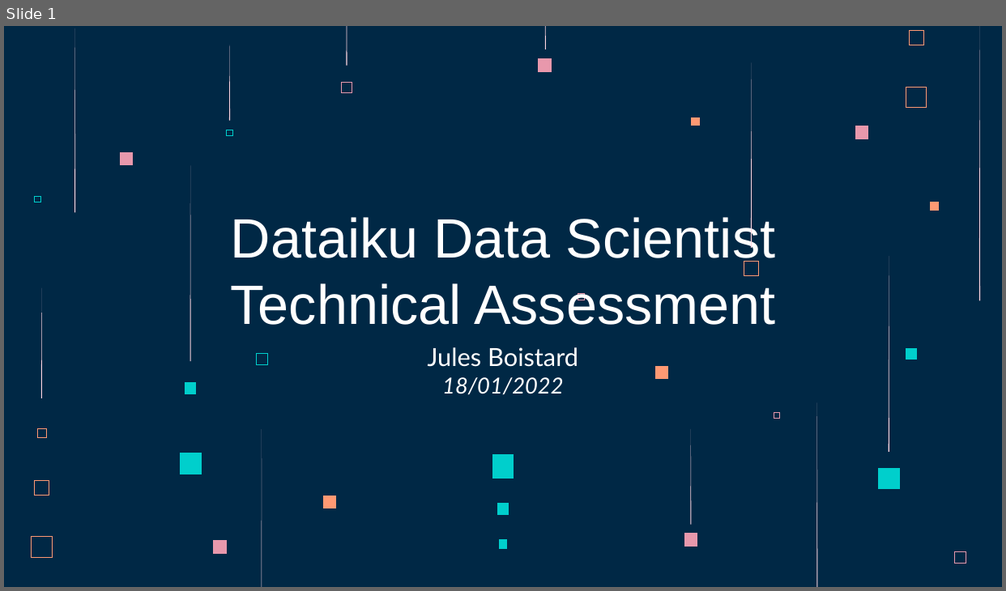
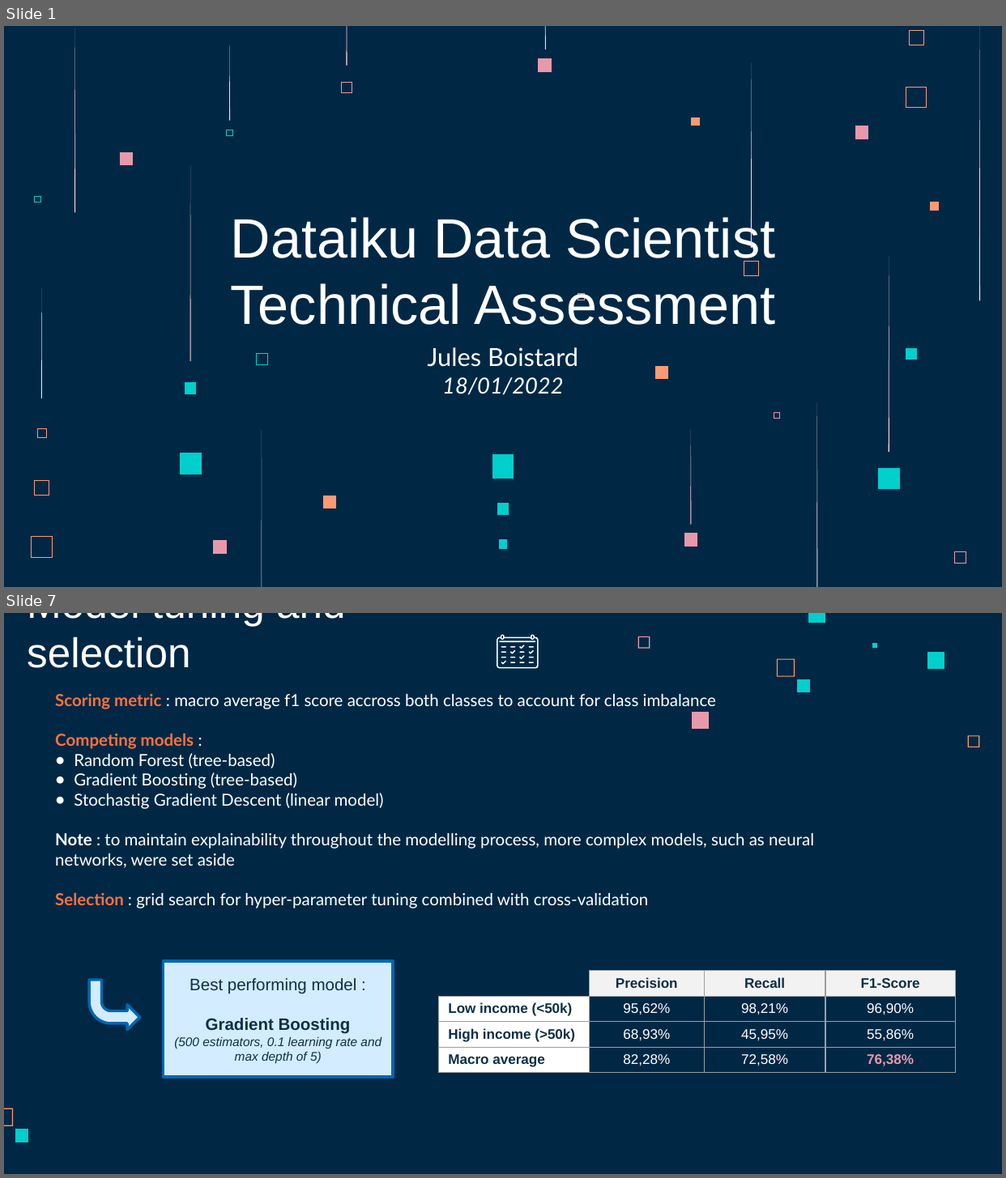
Before and after one commit to jboistard/dataiku_assessment, a slide deck: dataiku_tech_assessment_JBoistard.pptx. Shown one above the other, each under a label of ours: slide 1 before the commit, slides 1 and 7 after it; the slides between them are not shown. The pictures are 1006x591 and 1006x1178 pixels, drawn with LibreOffice and Linux fonts; fonts in the diff are those of the drawing. Boxes give left, top, right and bottom in pixels: in the first picture for what was removed or moved away, otherwise in the second. Text is boxed around its words. In the diff, an @@ line names an element or a change of style, - is before the commit and + after.

```diff
--- a/dataiku_tech_assessment_JBoistard.pptx
+++ b/dataiku_tech_assessment_JBoistard.pptx
@@ slide 7 added at [4, 613, 1002, 1174], background #002845 @@
@@ title added at [27, 613, 346, 668], 30 pt, text #FFFFFF @@
+Model tuning and selection
@@ freeform shape added at [637, 636, 650, 648], fill #E898AC @@
@@ freeform shape added at [808, 613, 825, 622], fill #00CFCC @@
@@ group added at [497, 635, 539, 669]: 18 freeform shapes @@
@@ freeform shape added at [777, 659, 795, 677], fill #FF9973 @@
@@ freeform shape added at [872, 643, 877, 648], fill #00CFCC @@
@@ freeform shape added at [928, 652, 945, 669], fill #00CFCC @@
@@ freeform shape added at [796, 679, 809, 692], fill #00CFCC @@
@@ text added at [55, 694, 814, 909], 12 pt, text #FFFFFF @@
+Scoring metric : macro average f1 score accross both classes to account for class imbalance
+Competing models :
+● Random Forest (tree-based)
+● Gradient Boosting (tree-based)
+● Stochastig Gradient Descent (linear model)
+Note : to maintain explainability throughout the modelling process, more complex models, such as neural networks, were set aside
+Selection : grid search for hyper-parameter tuning combined with cross-validation
@@ freeform shape added at [692, 712, 709, 729], fill #E898AC @@
@@ freeform shape added at [968, 736, 980, 747], fill #FF9973 @@
@@ rectangle added at [163, 961, 392, 1077], fill #D3ECFF, outline #0068B3 2 pt, 9 pt, text #0D2F48, italic @@
+Best performing model :
+Gradient Boosting
+(500 estimators, 0.1 learning rate and max depth of 5)
@@ table added at [438, 971, 955, 1078], 4 rows, 4 columns @@
+ | Precision | Recall | F1-Score
+Low income (<50k) | 95,62% | 98,21% | 96,90%
+High income (>50k) | 68,93% | 45,95% | 55,86%
+Macro average | 82,28% | 72,58% | 76,38%
@@ bent arrow added at [89, 980, 140, 1030], fill #D3ECFF, outline #0068B3 2 pt @@
@@ freeform shape added at [4, 1109, 13, 1127], fill #FF9973 @@
@@ freeform shape added at [15, 1129, 28, 1142], fill #00CFCC @@
```
Also in this commit, not shown: 5 slides changed, 1 other slide added, 4 slides removed, 1 other file.
